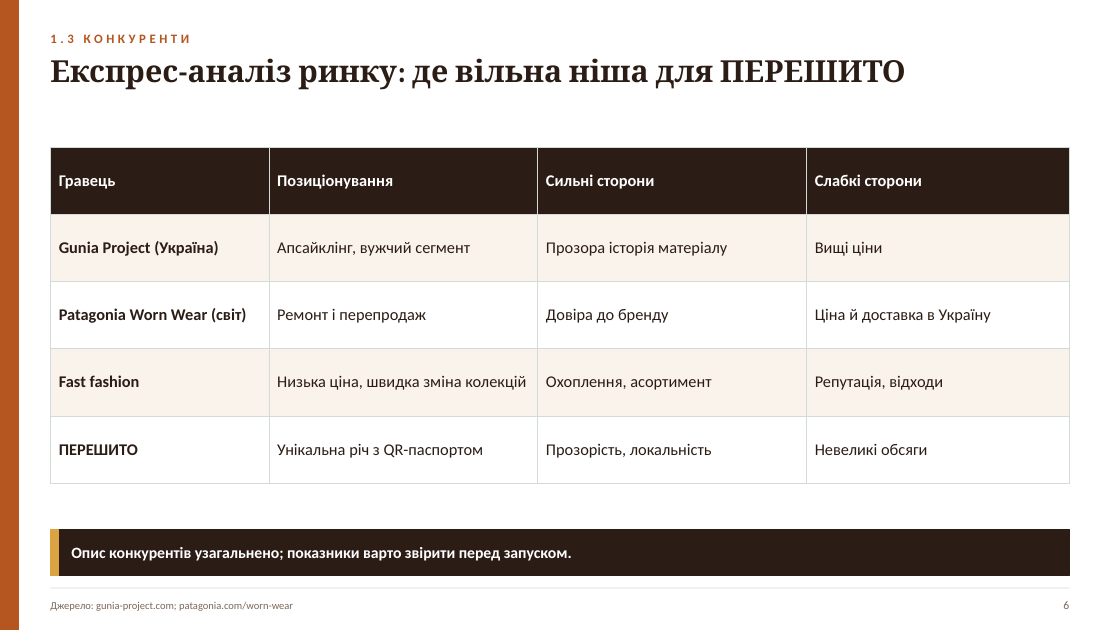
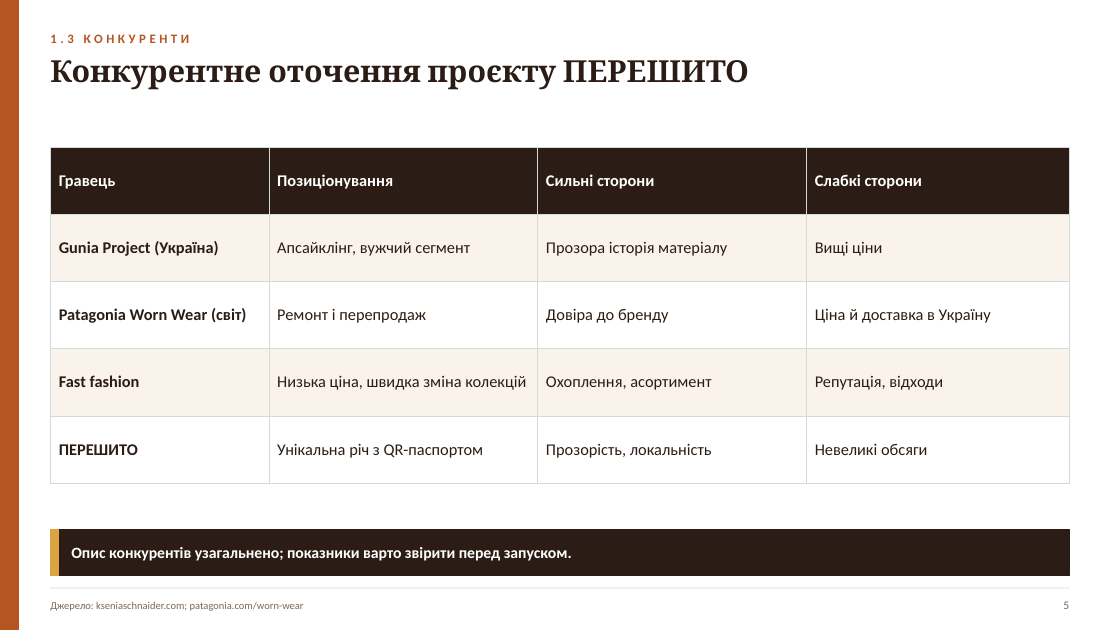
Before and after one commit to Storozh-007/anya-tasks, a slide deck: slide 5 of files/e-commerce/Брушневська_Анна_ЕК_МКР_варіант_3.pptx (slide 6 before the commit). Drawn at 1120x630 pixels with LibreOffice and Linux fonts; fonts in the diff are those of the drawing. Boxes give left, top, right and bottom in pixels: in the first picture for what was removed or moved away, otherwise in the second. Text is boxed around its words. In the diff, an @@ line names an element or a change of style, - is before the commit and + after.

```diff
--- a/files/e-commerce/Брушневська_Анна_ЕК_МКР_варіант_3.pptx
+++ b/files/e-commerce/Брушневська_Анна_ЕК_МКР_варіант_3.pptx
@@ text at (50,60,749,90): text changed @@
-Експрес-аналіз ринку: де вільна ніша для ПЕРЕШИТО
+Конкурентне оточення проєкту ПЕРЕШИТО
@@ text at (50,602,304,611): text changed @@
-Джерело: gunia-project.com; patagonia.com/worn-wear
+Джерело: kseniaschnaider.com; patagonia.com/worn-wear
@@ text at (1063,601,1069,609): text changed @@
-6
+5
```
Also in this commit, not shown: 15 other slides changed, 3 slides removed, 17 other files.
